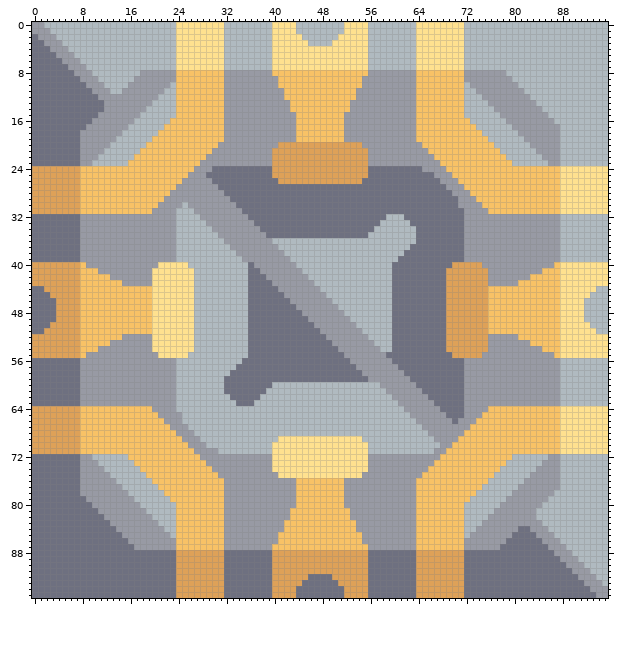
Sprite sheet -- core/assets-raw/sprites/blocks/power/differential-generator.png. The first picture shows the starting point.
The file is 96x96 pixels.
The same view after the edit:
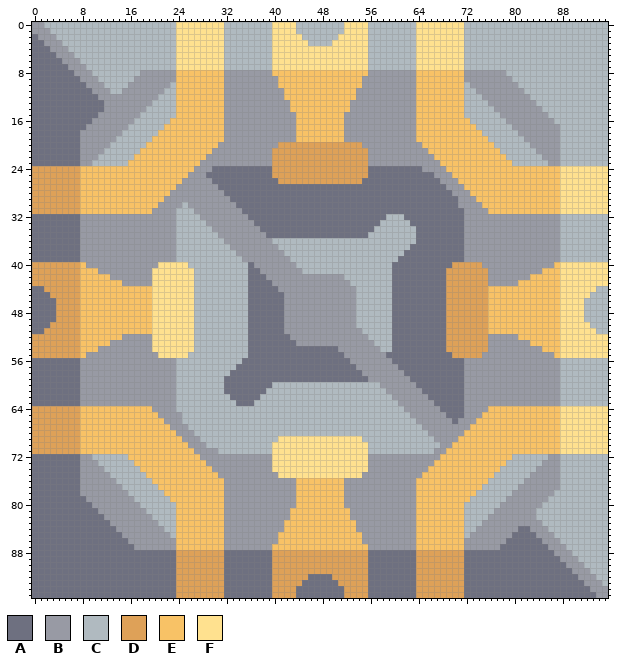
Palette (. is transparent): A #6e7080  B #989aa4  C #b0bac0  D #dea158  E #f8c266  F #ffe18f
Change:
Changed rows in their new state; - is an unchanged pixel.
first column x 42:
42 ----BBBBBB--
43 -----BBBBBB-
44 ------BBBBBB
45 -------BBBBB
46 B-------BBBB
47 BB-------BBB
48 BBB-------BB
49 BBBB-------B
50 BBBBB-------
51 BBBBBB------
52 -BBBBBB-----
53 --BBBBBB----
Boxes around the changes in both pictures, in picture pixels (x1, y1, x2, y2):
changed: (284, 274, 356, 346)
